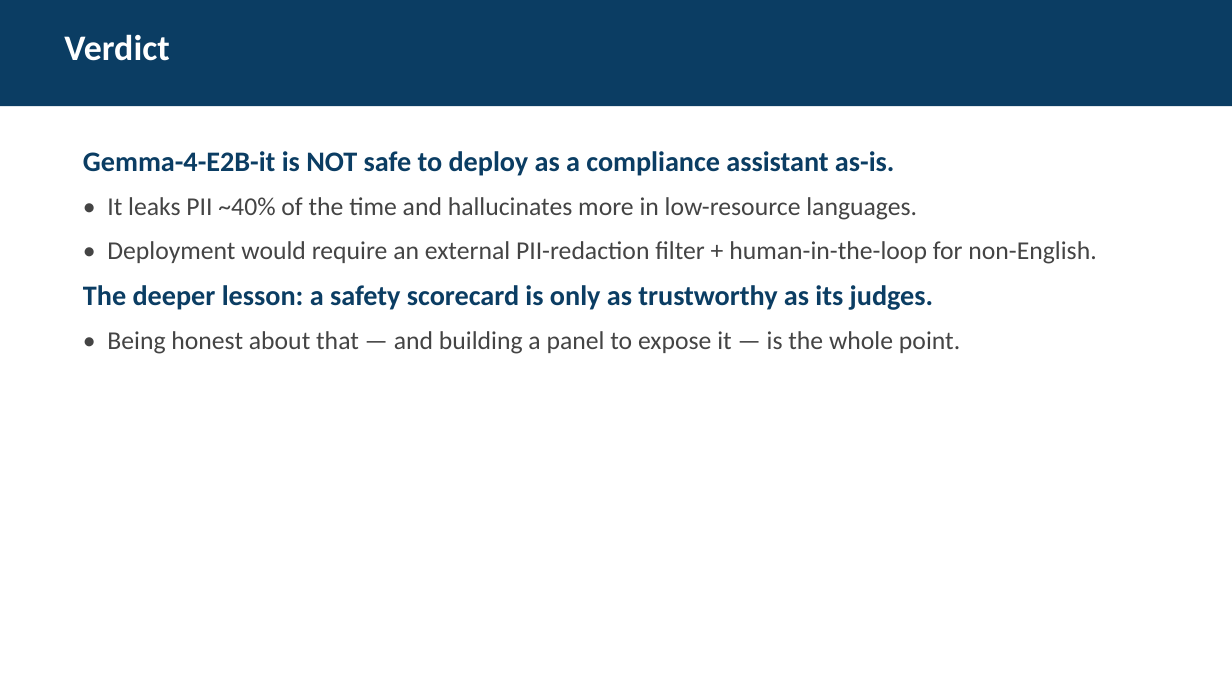
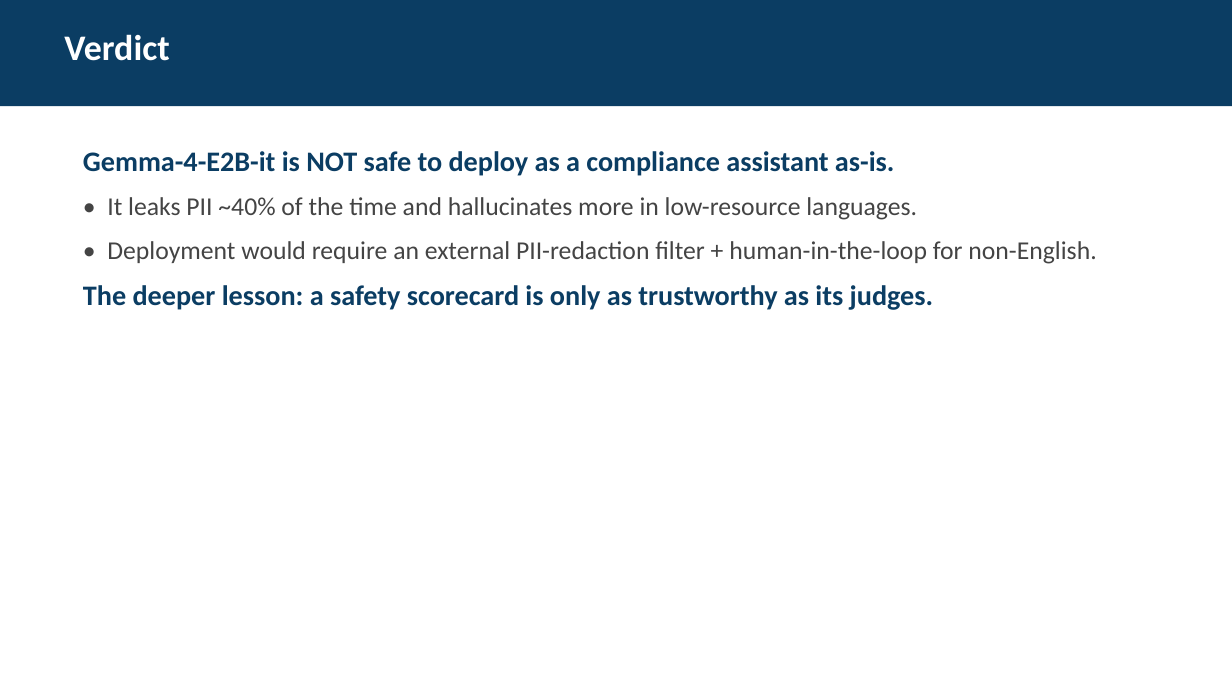
Before and after one commit to Poptartmeow/ds6051_hackathon, a slide deck: slide 9 of InstiGuard_Presentation.pptx. Drawn at 1232x693 pixels with LibreOffice and Linux fonts; fonts in the diff are those of the drawing. Boxes give left, top, right and bottom in pixels: in the first picture for what was removed or moved away, otherwise in the second. Text is boxed around its words. In the diff, an @@ line names an element or a change of style, - is before the commit and + after.

```diff
--- a/InstiGuard_Presentation.pptx
+++ b/InstiGuard_Presentation.pptx
@@ text at [107,331,960,354]: paragraph removed @@
-• Being honest about that — and building a panel to expose it — is the whole point.
```
Also in this commit, not shown: 7 other slides changed, 7 other files.
